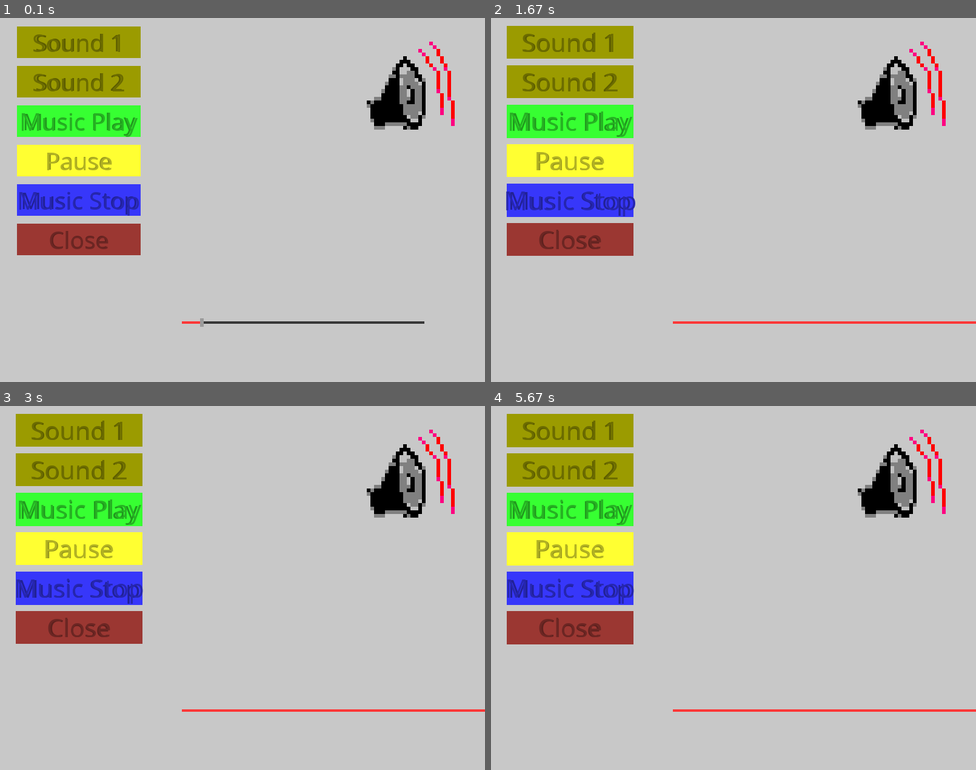
Above: before the commit, frames 1-4 (two rows, left to right).
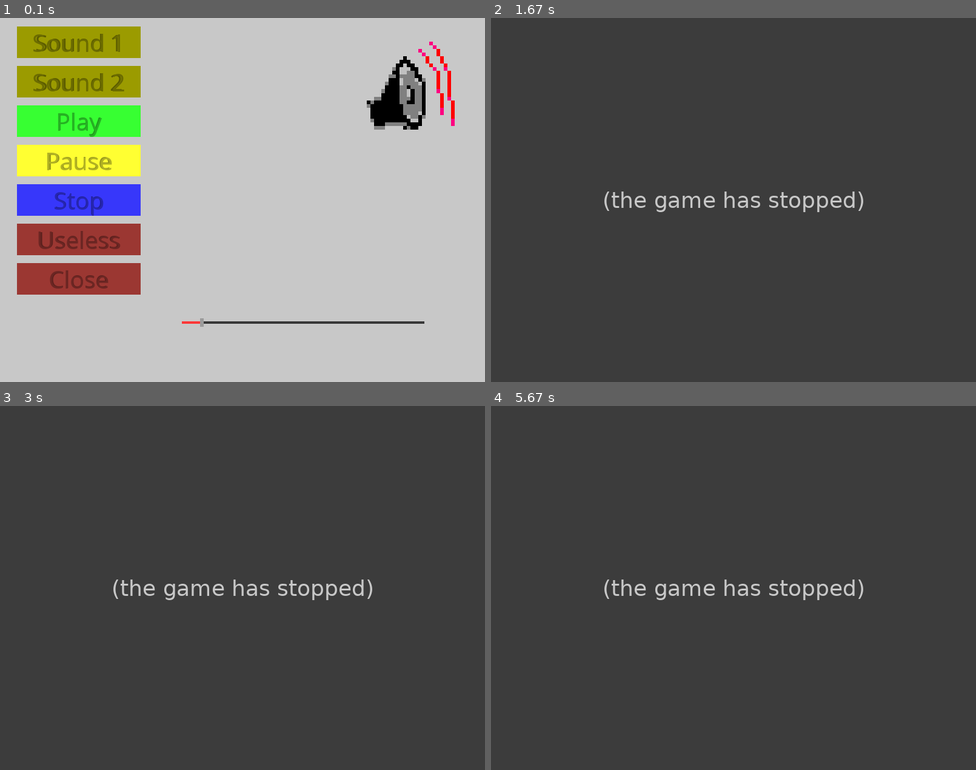
Above: after the commit, the same moments.

Repository: PerronBr826/pygame-sound-menu
Game: pygame game, started from main.py
Same seed, same stepped clock (60 frames per second), same inputs: the game is played once before the commit and once after it.
Inputs (mouse positions are in pixels of both pictures, inside the frame that each line leads up to):
- Up to frame 1 (0.1 s): no input
- Up to frame 2 (1.67 s): click (568, 119) at 0.38 s, where only the run after the commit has a clickable "Play"; click (617, 203) at 0.72 s; click (583, 287) at 1.05 s
- Up to frame 3 (3 s): no input
- Up to frame 4 (5.67 s): no input

The runs differ from the first frame. In frame 1, 3.8% of the frame differs, in the area x 3-29%, y 26-76%; in frame 2, 100%, in the area x 0-100%, y 0-100%; in frame 3, 100%; in frame 4, 100%.
After the commit the program exited at 1.62 s; later frames show no game.

Commit message:
Update main.py

Diff:
--- a/main.py
+++ b/main.py
@@ -39,6 +39,9 @@
     pygame.display.set_caption(TITLE)
     return screen
 
+def darken(color, dark):
+    return [pygame.math.clamp(color[0] * dark, 0, 255),pygame.math.clamp(color[1] * dark, 0, 255),pygame.math.clamp(color[2] * dark, 0, 255),]
+
 def main():
     screen = init_game()
     clock = pygame.time.Clock() # Initialize the clock here
@@ -54,15 +57,20 @@
     scream = pygame.mixer.Sound("Sounds/screammale.ogg")
     music = pygame.mixer.music.load(music_dir)
 
+    # Set Volume for Sounds
+    sound1.set_volume(1)
+    sound2.set_volume(1)
+    gameover.set_volume(1)
+    scream.set_volume(1)
+
     music_len = pygame.mixer.Sound(music_dir).get_length()
 
-    def darken(color, dark):
-        return [pygame.math.clamp(color[0] * dark, 0, 255),pygame.math.clamp(color[1] * dark, 0, 255),pygame.math.clamp(color[2] * dark, 0, 255),]
-
-    buttons = [{"text" : "Sound 1", "hover" : 0, "color" : (155,155,0), "purpose" : "sound1"}, {"text" : "Sound 2", "hover" : 0, "color" : (155,155,0), "purpose" : "sound2"},
-               {"text" : "Music Play", "hover" : 0, "color" : (55,255,50), "purpose" : "playmusic"},
+    buttons = [{"text" : "Sound 1", "hover" : 0, "color" : (155,155,0), "purpose" : "sound1"},
+               {"text" : "Sound 2", "hover" : 0, "color" : (155,155,0), "purpose" : "sound2"},
+               {"text" : "Play", "hover" : 0, "color" : (55,255,50), "purpose" : "playmusic"},
                {"text" : "Pause", "hover" : 0, "color" : (255,255,50), "purpose" : "pausemusic"},
-               {"text" : "Music Stop", "hover" : 0, "color" : (55,55,250), "purpose" : "stopmusic"},
+               {"text" : "Stop", "hover" : 0, "color" : (55,55,250), "purpose" : "stopmusic"},
+               {"text" : "Useless", "hover" : 0, "color" : (155,55,50), "purpose" : "none"},
                {"text" : "Close", "hover" : 0, "color" : (155,55,50), "purpose" : "close"},
                ]
 
@@ -76,17 +84,16 @@
             elif event.type == pygame.MOUSEBUTTONDOWN:
                 button_i = 0
                 for button in buttons:
-                    button_x = BUTTON_WIDTH/2 + 30
+                    button_x = BUTTON_WIDTH / 2 + 30
                     button_y = 40 + (65 * button_i)
                     faux_buttonx = BUTTON_WIDTH + button["hover"]
                     faux_buttony = BUTTON_HEIGHT + button["hover"] / 2
 
-                    button_box = pygame.Rect(button_x - faux_buttonx/ 2, button_y - faux_buttony/2, faux_buttonx, faux_buttony)
+                    button_box = pygame.Rect(button_x - faux_buttonx / 2, button_y - faux_buttony / 2, faux_buttonx, faux_buttony)
 
                     if button_box.collidepoint(event.pos):
                         button["hover"] = 0
                         if button["purpose"] == "close":
-                            scream.set_volume(1)
                             scream.play()
                             running = False
                         elif button["purpose"] == "sound1":
@@ -109,18 +116,16 @@
                             pygame.mixer.music.rewind()
                             pygame.mixer.music.stop()
 
-                        print(button["text"])
+                    button_i += 1
 
 
-                    button_i += 1
-
-        screen.fill(WHITE) # Use color from config
+        screen.fill(WHITE) # DO NOT Use color from config
 
         mouse_x, mouse_y = pygame.mouse.get_pos()
         button_i = 0
 
         for button in buttons:
-            button_x = BUTTON_WIDTH/2 + 30
+            button_x = BUTTON_WIDTH / 2 + 30
             button_y = 40 + (65 * button_i)
 
             faux_buttonx = BUTTON_WIDTH + button["hover"]
@@ -128,7 +133,7 @@
 
             original_color = button["color"]
 
-            button_box = pygame.Rect(button_x - faux_buttonx/ 2, button_y - faux_buttony/2, faux_buttonx, faux_buttony)
+            button_box = pygame.Rect(button_x - faux_buttonx / 2, button_y - faux_buttony / 2, faux_buttonx, faux_buttony)
 
 
 
@@ -172,7 +177,7 @@
 
         bar_origin = [WINDOW_WIDTH - 500, WINDOW_HEIGHT - 100]
 
-        completion = ((pygame.mixer.music.get_pos()/1000) / music_len)
+        completion = ((pygame.mixer.music.get_pos() / 1000) / music_len)
 
         pygame.draw.rect(screen, (55,55,55), [bar_origin[0], bar_origin[1], 400, 4])
         pygame.draw.rect(screen, (255,55,55), [bar_origin[0], bar_origin[1], 400 * completion, 4])
